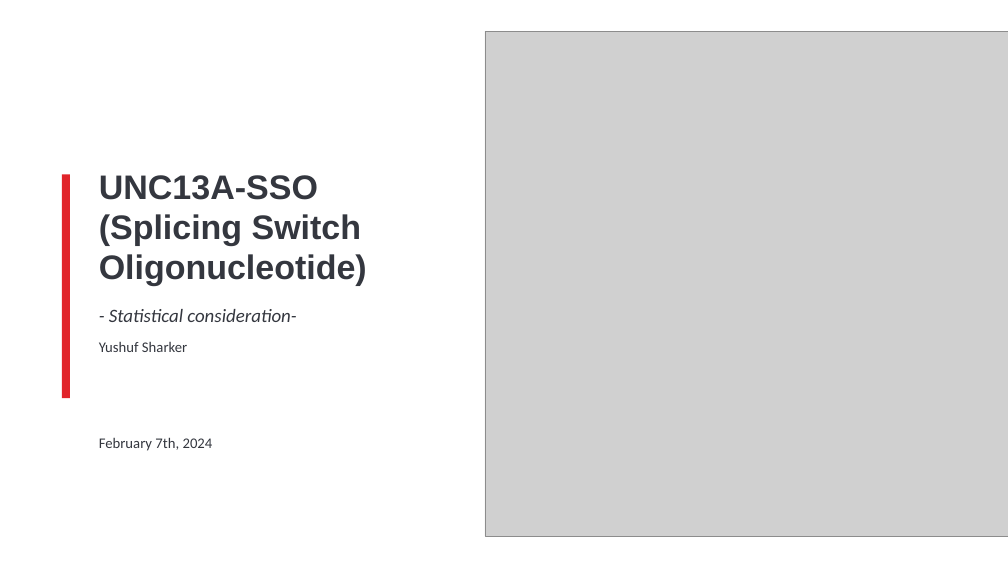
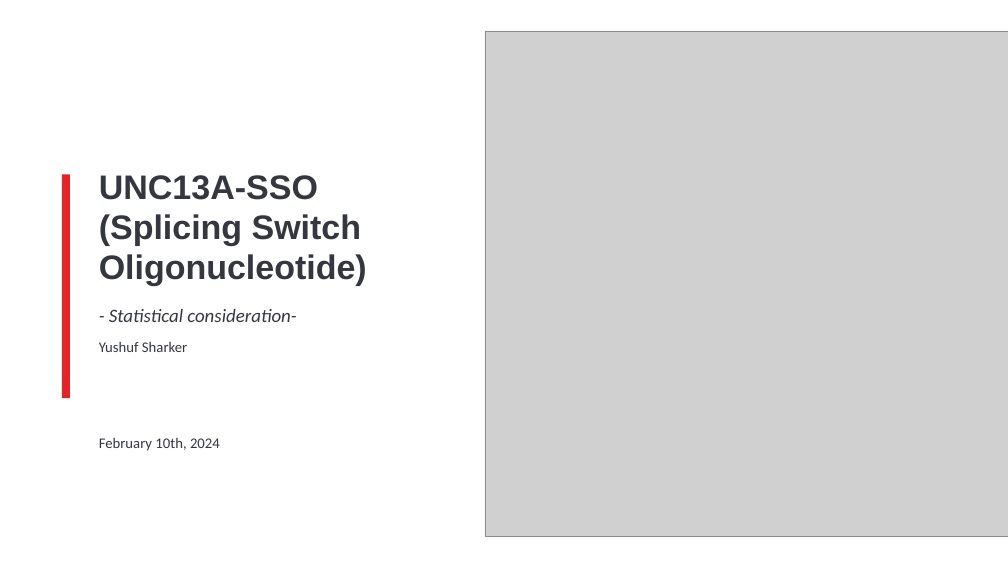
Before and after one commit to YushufSharker/ALS, a slide deck: slide 1 of OutputDocuments/ALS_Slide_deck_STAT.pptx. Drawn at 1008x567 pixels with LibreOffice and Linux fonts; fonts in the diff are those of the drawing; grey boxes stand for pictures; background and template pictures are left out. Boxes give left, top, right and bottom in pixels: in the first picture for what was removed or moved away, otherwise in the second. Text is boxed around its words. In the diff, an @@ line names an element or a change of style, - is before the commit and + after.

```diff
--- a/OutputDocuments/ALS_Slide_deck_STAT.pptx
+++ b/OutputDocuments/ALS_Slide_deck_STAT.pptx
@@ text at (99,438,220,451): text changed @@
-February 7th, 2024
+February 10th, 2024
```
Also in this commit, not shown: 4 other slides changed, 2 slides added, 4 other files.
